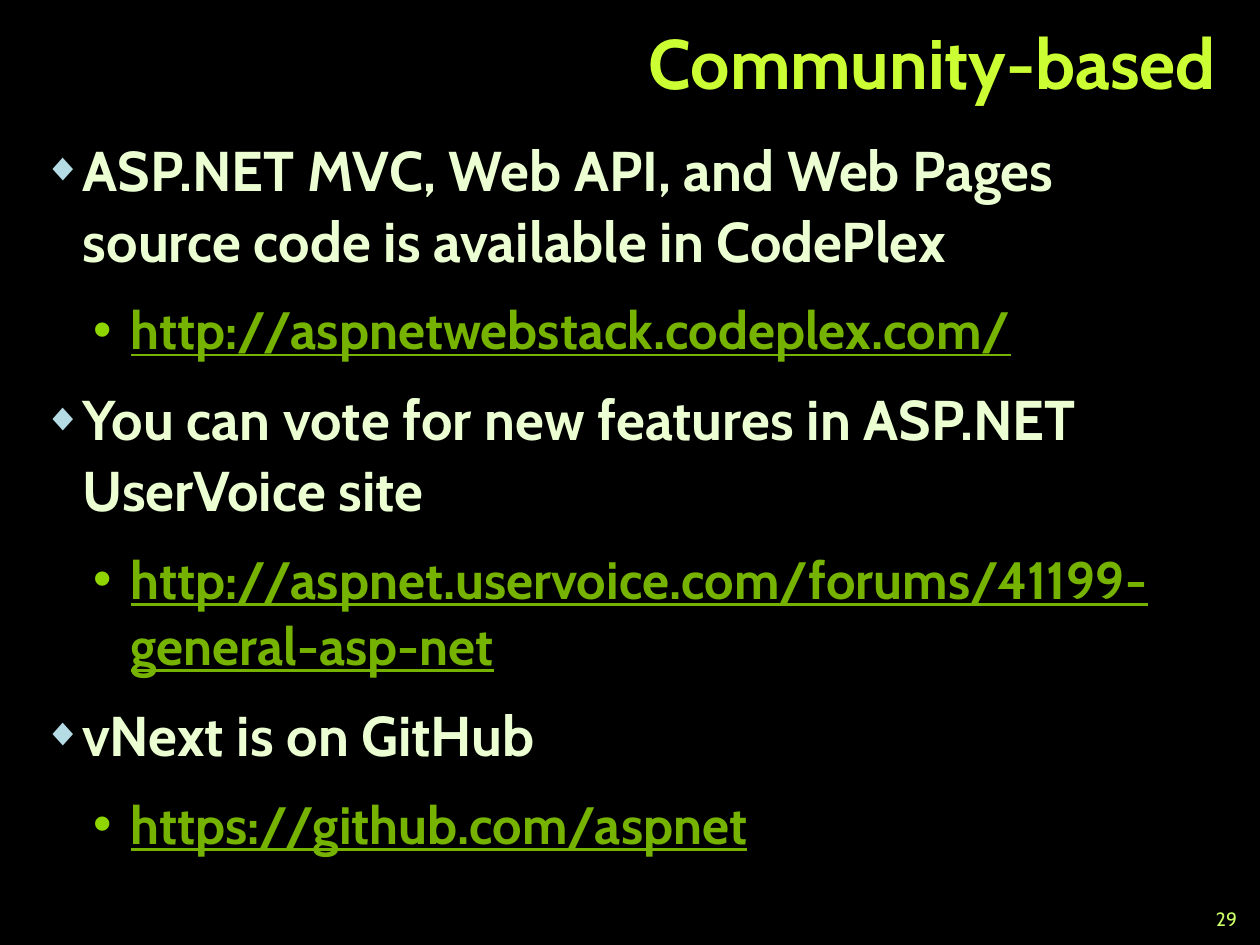
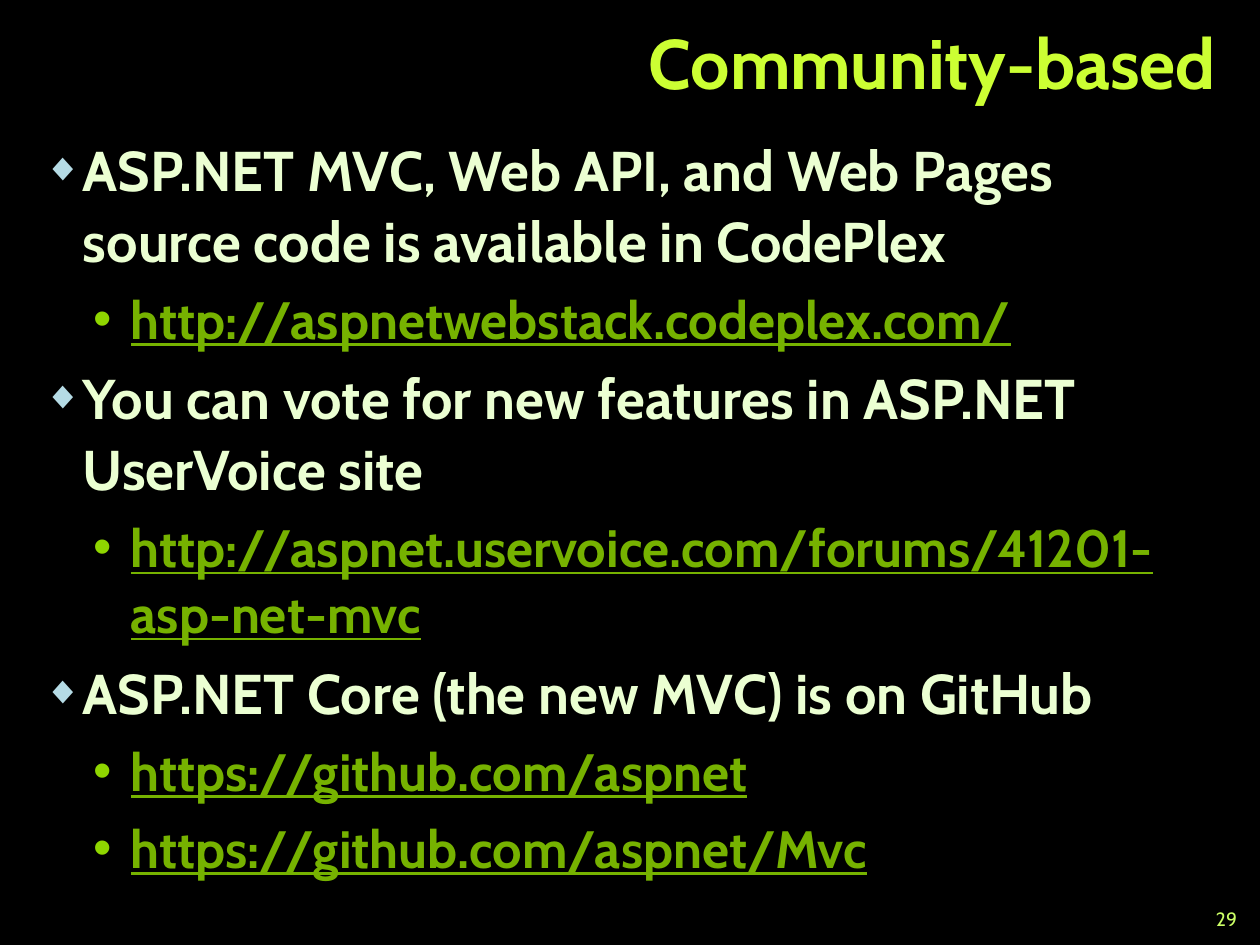
Before and after one commit to TelerikAcademy/ASP.NET-MVC, a slide deck: slide 29 of 01. Introduction-to-ASP.NET-MVC/Introduction to ASP.NET MVC.pptx. Drawn at 1260x945 pixels with LibreOffice and Linux fonts; fonts in the diff are those of the drawing; background and template pictures are left out. Boxes give left, top, right and bottom in pixels: in the first picture for what was removed or moved away, otherwise in the second. Text is boxed around its words. In the diff, an @@ line names an element or a change of style, - is before the commit and + after.

```diff
--- a/01. Introduction-to-ASP.NET-MVC/Introduction to ASP.NET MVC.pptx
+++ b/01. Introduction-to-ASP.NET-MVC/Introduction to ASP.NET MVC.pptx
@@ text at [83,149,1076,803]: less space between paragraphs @@
@@ text at [83,527,1153,722]: text changed @@
-  • http://aspnet.uservoice.com/forums/41199-general-asp-net
-◆ vNext is on GitHub
+  • http://aspnet.uservoice.com/forums/41201-asp-net-mvc
+◆ ASP.NET Core (the new MVC) is on GitHub
@@ text at [131,828,867,879]: paragraph added @@
+  • https://github.com/aspnet/Mvc
```
Also in this commit, not shown: 18 other slides changed, 2 slides added, 3 slides removed.
